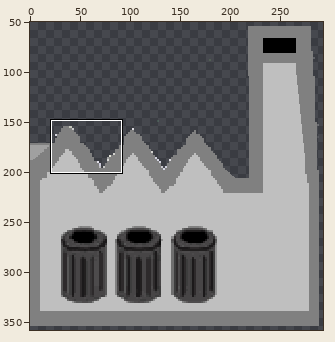
File history of a sprite sheet, Images/Buildings/factory.png. The picture above shows the old version from afar; the outline marks the close-up.
Close-up. Before:
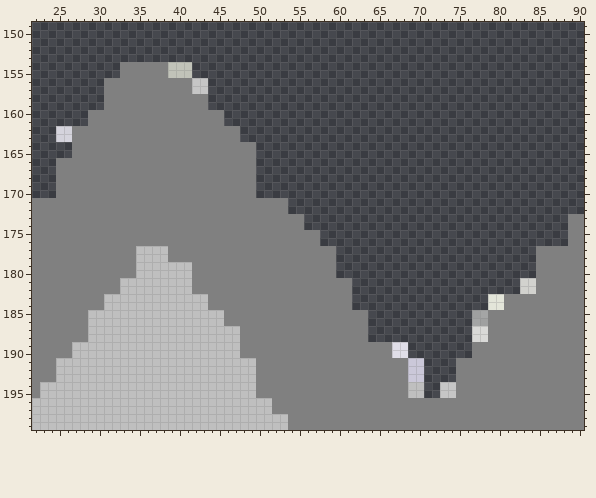
The file is 400x400 pixels. Pixels under 10% opacity are left out. Colours within 5 levels of each other are drawn and written as one. Shown: x 22..90, y 149..199. The wide view leaves out empty margins. The commit also changed other parts of the picture, which this record leaves out.
After:
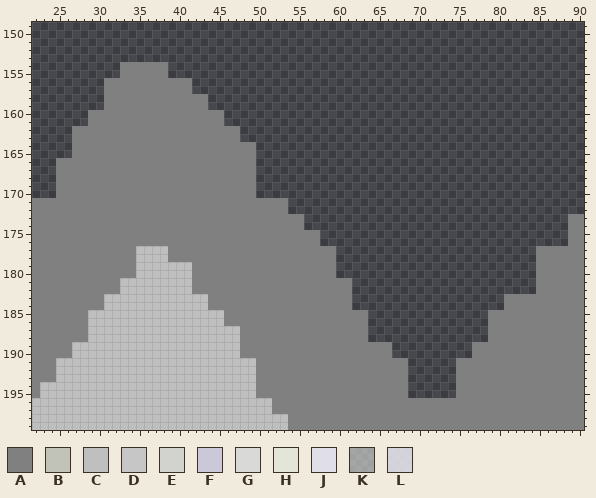
Palette (. is transparent): A #808080  B #c1c3b9  C #bfbfbf  D #c6c6c6  E #d2d2ce  F #cbc8d9  G #d9d9d7  H #e3e5d9  J #e0dee8  K #eaeae692  L #ecebf4db
Edits made:
@@ x 37..45 @@
 153 .........
-154 AABBB....
-155 AABBB....
-156 AAAAADD..
-157 AAAAADD..
+154 AA.......
+155 AA.......
+156 AAAAA....
+157 AAAAA....
 158 AAAAAAA..
@@ x 23..28 @@
 161 ......
-162 ..LLAA
-163 ..LLAA
+162 ....AA
+163 ....AA
 164 ....AA
@@ x 65..86 @@
 180 ....................AA
-181 ..................EEAA
-182 ..................EEAA
-183 ..............HHAAAAAA
-184 ..............HHAAAAAA
-185 ............KKAAAAAAAA
-186 ............KKAAAAAAAA
-187 ............GGAAAAAAAA
-188 ............GGAAAAAAAA
-189 AAJJ........AAAAAAAAAA
-190 AAJJ........AAAAAAAAAA
-191 AAAAFF....AAAAAAAAAAAA
-192 AAAAFF....AAAAAAAAAAAA
-193 AAAAFF....AAAAAAAAAAAA
-194 AAAACC..DDAAAAAAAAAAAA
-195 AAAACC..DDAAAAAAAAAAAA
+181 ....................AA
+182 ....................AA
+183 ................AAAAAA
+184 ................AAAAAA
+185 ..............AAAAAAAA
+186 ..............AAAAAAAA
+187 ..............AAAAAAAA
+188 ..............AAAAAAAA
+189 AA..........AAAAAAAAAA
+190 AA..........AAAAAAAAAA
+191 AAAA......AAAAAAAAAAAA
+192 AAAA......AAAAAAAAAAAA
+193 AAAA......AAAAAAAAAAAA
+194 AAAA......AAAAAAAAAAAA
+195 AAAA......AAAAAAAAAAAA
 196 AAAAAAAAAAAAAAAAAAAAAA
Boxes around the changes in both close-ups, in picture pixels (x1, y1, x2, y2):
erased: (168, 62, 208, 94)
erased: (56, 126, 72, 142)
erased: (472, 278, 536, 342)
erased: (392, 342, 456, 398)
